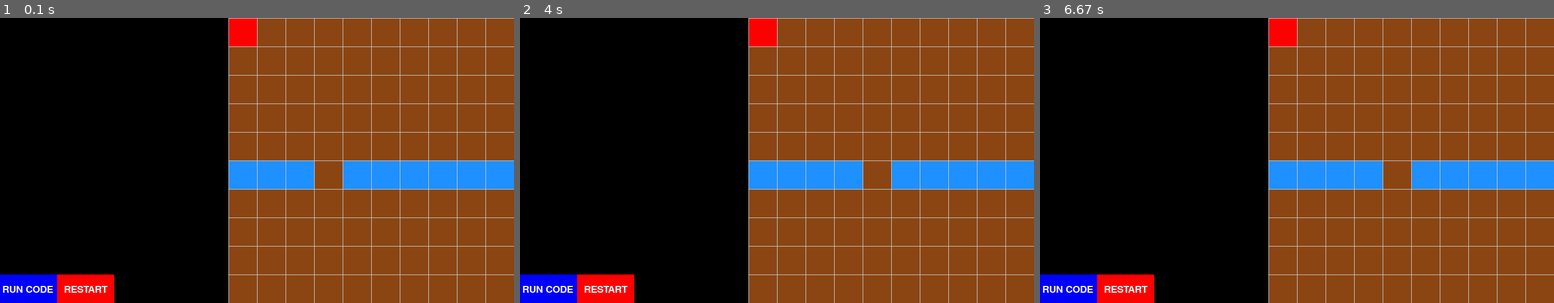
Above: before the commit, frames 1-3 (left to right).
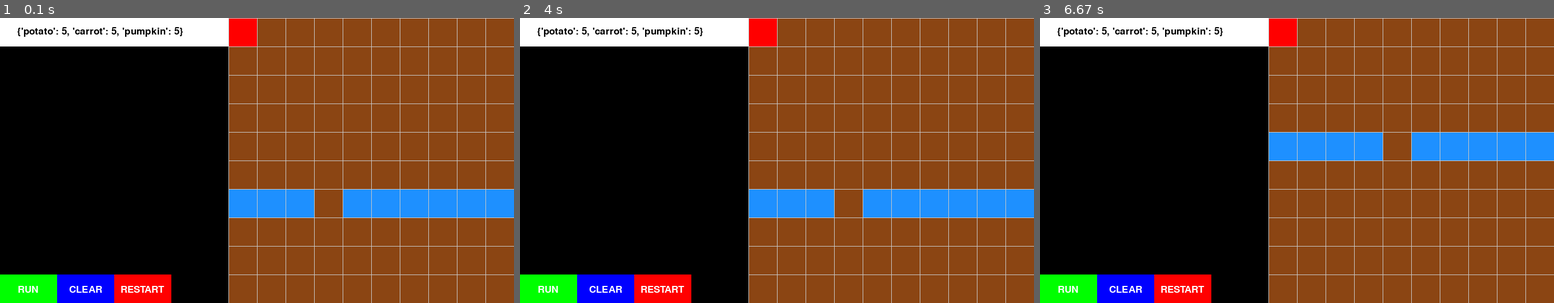
Above: after the commit, the same moments.

Repository: EvianMcKeown/TopFarmer-CodeGame
Game: pygame game, started from FarmGameTextBased/mainGUI.py
Same seed, same stepped clock (60 frames per second), same inputs: the game is played once before the commit and once after it.
Inputs (mouse positions are in pixels of both pictures, inside the frame that each line leads up to):
- Up to frame 1 (0.1 s): no input
- Up to frame 2 (4 s): click (550, 288) at 0.38 s, where only the run after the commit has a clickable "RUN"; click "RESTART" at 1.92 s; click (607, 288) at 3.97 s, where only the run after the commit has a clickable "CLEAR"
- Up to frame 3 (6.67 s): click "RESTART" at 6.52 s

The runs differ from the first frame. In frame 1, 17% of the frame differs, in the area x 0-100%, y 0-100%; in frame 2, 17%; in frame 3, 17%.

Commit message:
Added inventory and more crops

Diff:
--- a/FarmGameTextBased/colors.py
+++ b/FarmGameTextBased/colors.py
@@ -9,3 +9,7 @@
 GRASS = (148, 180, 5)
 WATER = (30,144,255)
 CROP = (255,69,0)
+
+POTATO = (183, 146, 104)
+CARROT = (255, 117, 24)
+PUMPKIN = (237, 145, 33)
--- a/FarmGameTextBased/farm.py
+++ b/FarmGameTextBased/farm.py
@@ -5,69 +5,101 @@
 import random
 
 class Farmer:
+    crop_desc = {0:"potato", 1:"carrot", 2:"pumpkin"}
     def __init__(self, farm, x=0, y=0):
         self.farm = farm
         self.symbol = '$'
         self.x = x
         self.y = y
+
+        # give farmer 5 of each crop
+        self.inventory = []
+        for i in range(5):
+            self.inventory.append(0)
+            self.inventory.append(1)
+            self.inventory.append(2)
+
     def __str__(self):
         return self.symbol
+
     def get_pos(self):
         return (self.x, self.y)
+
+    def add_inventory(self, crop):
+        self.inventory.append(crop)
+
+    def remove_inventory(self, crop):
+        self.inventory.remove(crop)
+
+    def get_inventory(self):
+        return {self.crop_desc[crop]:self.inventory.count(crop) for crop in self.inventory}
+
     def move(self, direction):
         '''Move to a non-obstacle tile next to the farmer'''
-        if direction == "u" and self.farm.grid[self.x][self.y-1].tile_type < 2:
-            self.y -= 1
-            return
-        if direction == "d" and self.farm.grid[self.x][self.y+1].tile_type < 2:
-            self.y += 1
-            return
-        if direction == "l" and self.farm.grid[self.x-1][self.y].tile_type < 2:
-            self.x -= 1
-            return
-        if direction == "r" and self.farm.grid[self.x+1][self.y].tile_type < 2:
-            self.x += 1
-            return
-    def plant(self, direction):
+        match direction:
+            case 'u':
+                dest = (self.x, self.y-1)
+            case 'd':
+                dest = (self.x, self.y+1)
+            case 'l':
+                dest = (self.x-1, self.y)
+            case 'r':
+                dest = (self.x+1, self.y)
+
+        if self.farm.walkable(dest) and not self.farm.out_of_bounds(dest):
+            self.x, self.y = dest
+
+    def plant(self, direction, crop):
         '''Plant a crop on a dirt tile next to the farmer'''
-        if direction == "u" and self.farm.grid[self.x][self.y-1].tile_type == 0:
-            self.farm.grid[self.x][self.y-1].tile_type = 3
-            return
-        if direction == "d" and self.farm.grid[self.x][self.y+1].tile_type == 0:
-            self.farm.grid[self.x][self.y+1].tile_type = 3
-            return
-        if direction == "l" and self.farm.grid[self.x-1][self.y].tile_type == 0:
-            self.farm.grid[self.x-1][self.y].tile_type = 3
-            return
-        if direction == "r" and self.farm.grid[self.x+1][self.y].tile_type == 0:
-            self.farm.grid[self.x+1][self.y].tile_type = 3
-            return
+        match direction:
+            case 'u':
+                dest = (self.x, self.y-1)
+            case 'd':
+                dest = (self.x, self.y+1)
+            case 'l':
+                dest = (self.x-1, self.y)
+            case 'r':
+                dest = (self.x+1, self.y)
+
+        if self.farm.grid[dest[0]][dest[1]].tile_type == 0 and crop in self.inventory:
+            self.inventory.remove(crop)
+            self.farm.grid[dest[0]][dest[1]] = CropTile(dest[0], dest[1], crop)
+
     def harvest(self, direction):
         ''' Harvest a crop from a crop tile next to the farmer'''
-        if direction == "u" and self.farm.grid[self.x][self.y-1].tile_type == 3:
-            self.farm.grid[self.x][self.y-1].tile_type = 0
-            return
-        if direction == "d" and self.farm.grid[self.x][self.y+1].tile_type == 3:
-            self.farm.grid[self.x][self.y+1].tile_type = 0
-            return
-        if direction == "l" and self.farm.grid[self.x-1][self.y].tile_type == 3:
-            self.farm.grid[self.x-1][self.y].tile_type = 0
-            return
-        if direction == "r" and self.farm.grid[self.x+1][self.y].tile_type == 3:
-            self.farm.grid[self.x+1][self.y].tile_type = 0
-            return
+        match direction:
+            case 'u':
+                dest = (self.x, self.y-1)
+            case 'd':
+                dest = (self.x, self.y+1)
+            case 'l':
+                dest = (self.x-1, self.y)
+            case 'r':
+                dest = (self.x+1, self.y)
+
+        if self.farm.grid[dest[0]][dest[1]].tile_type == 3:
+            self.inventory.append(self.farm.grid[dest[0]][dest[1]].crop_type)
+            self.farm.grid[dest[0]][dest[1]].tile_type = 0
 
 
 class FarmTile:
     tile_desc = {0:"dirt",1:"grass",2:"water",3:"crop"}
+
     def __init__(self, x, y, tile_type=0):
         self.tile_type = tile_type
         self.x = x
         self.y = y
+
     def __str__(self):
         return str(self.tile_desc[self.tile_type])
+
     def get_pos(self):
         return (self.x, self.y)
+
+class CropTile(FarmTile):
+    def __init__(self, x, y, crop_type=0):
+        super().__init__(x, y, 3)
+        self.crop_type = crop_type
 
 class FarmGrid:
     def __init__(self, width=10, height=10):
@@ -80,24 +112,25 @@
     def generate_farm(self):
         '''Generates dirt farm with river and bridge'''
         self.grid = [[None for _ in range(self.height)] for _ in range(self.width)]
+        river_location = random.randrange(1, self.height -1)
         bridge_location = random.randrange(1, self.width - 1)
         for y in range(self.height):
             for x in range(self.width):
                 # Start with dirt
                 self.grid[x][y] = FarmTile(x, y, 0)
-                # Place river half way through farm height
-                if y == int(self.height / 2):
+                # Place river somehere along farm height
+                if y == river_location:
                     self.grid[x][y] = FarmTile(x, y, 2)
-                    # Place bridge somewhere along the river
+                    # Place bridge somewhere along river
                     if x == bridge_location:
                         self.grid[x][y] = FarmTile(x, y, 0)
 
     def __str__(self):
-        '''Returns a string representation of the farm'''
+        '''Returns a text representation of the farm'''
         farmer_x, farmer_y = self.farmer.get_pos()
         string = "width={}, height={}\n".format(self.width, self.height)
-        string += "farmer_position={}\n".format((farmer_x, farmer_y))
-        string += "farmer_on={}\n".format(self.grid[farmer_x][farmer_y])
+        string += "farmer_position={} ({})\n".format((farmer_x, farmer_y), self.grid[farmer_x][farmer_y])
+        string += "farmer_inventory={}\n".format(self.farmer.get_inventory())
         for y in range(self.height):
             for x in range(self.width):
                 if (farmer_x, farmer_y) == (x, y):
@@ -107,19 +140,24 @@
 
                 string += symbol + ' '
             string += '\n'
-        if self.out_of_bounds():
-            string += "The farmer fell off the farm. He is dead.\n"
         return string
 
     def print(self):
         print(self)
 
+    def out_of_bounds(self, pos):
+        x, y = pos
+        return not((0 <= x < self.width) and (0 <= y < self.height))
+
+    def walkable(self, pos):
+        x, y = pos
+        return not self.out_of_bounds((x, y)) and self.grid[x][y].tile_type < 2
+
     def add_farmer(self, x=0, y=0):
-        self.farmer = Farmer(self, x, y)
+        if self.farmer == None:
+            if self.grid[x][y].tile_type < 2 and not self.out_of_bounds((x, y)):
+                self.farmer = Farmer(self, x, y)
 
-    def out_of_bounds(self):
-        x, y = self.farmer.get_pos()
-        if not((0 <= x < self.width) and (0 <= y < self.height)):
+    def remove_farmer(self):
+        if self.farmer != None:
             self.farmer = None
-            return True
-        return False
--- a/FarmGameTextBased/main.py
+++ b/FarmGameTextBased/main.py
@@ -1,32 +1,34 @@
-# Text based farm game demo (main)
-# By Mustafa Mohamed
-# 2 August 2024
+# Text-based farm game demo
+# Author: Mustafa Mohamed
+# Created: 2 August 2024
+# Modified: 10 August 2024
 
 import sys
 from time import sleep
 from farm import *
 
-def main():
-    fg = FarmGrid(10, 10)
-    fg.add_farmer()
-    fg.print()
+FARM_WIDTH = 10
+FARM_HEIGHT = 10
 
-    while True:
-        instructions = input("Enter intructions: ").lower().split()
-        for ins in instructions:
-            match ins:
-                case "u" | "d" | "l" | "r":
-                    fg.farmer.move(ins[0])
-                case "pu" | "pd" | "pl" | "pr":
-                    fg.farmer.plant(ins[1])
-                case "hu" | "hd" | "hl" | "hr":
-                    fg.farmer.harvest(ins[1])
-                case "exit":
-                    sys.exit(0)
-                case _:
-                    print("Invalid instruction(s)")
-            sleep(0.5)
-            fg.print()
+# Initialise farm
+fg = FarmGrid(FARM_WIDTH, FARM_HEIGHT)
+fg.add_farmer(0, 0)
+fg.print()
 
-if __name__ == "__main__":
-    main()
+# Terminal input/output
+while True:
+    instructions = input("Enter intructions:").lower().split()
+    for ins in instructions:
+        match ins:
+            case "mu" | "md" | "ml" | "mr":
+                fg.farmer.move(ins[1])
+            case "pu" | "pd" | "pl" | "pr":
+                fg.farmer.plant(ins[1], 0)
+            case "hu" | "hd" | "hl" | "hr":
+                fg.farmer.harvest(ins[1])
+            case "exit":
+                sys.exit(0)
+            case _:
+                print("Invalid instruction(s)")
+        sleep(0.5)
+        fg.print()
--- a/FarmGameTextBased/mainGUI.py
+++ b/FarmGameTextBased/mainGUI.py
@@ -48,7 +48,13 @@
                 case 2:
                     color = WATER
                 case 3:
-                    color = CROP
+                    match farm.grid[x][y].crop_type:
+                        case 0:
+                            color = POTATO
+                        case 1:
+                            color = CARROT
+                        case 2:
+                            color = PUMPKIN
                 case _:
                     color = BLACK
             if farm.farmer.get_pos() == (x, y):
@@ -60,18 +66,28 @@
     text = text.split('\n')
     for line_num in range(len(text)):
         text_image = pygame.font.SysFont(None, 24).render(text[line_num], True, GREEN)
-        pygame.draw.rect(surface, BLACK, pygame.Rect(0, line_num * 24, SIDE_WIDTH, 24 * line_num))
-        surface.blit(text_image, (0, (line_num) * 24))
+        pygame.draw.rect(surface, BLACK, pygame.Rect(0, SCALE_FACTOR + (line_num * 24), SIDE_WIDTH, 24 * line_num))
+        surface.blit(text_image, (0, SCALE_FACTOR + (line_num * 24)))
 
 def render_button_run():
-    text_image = pygame.font.SysFont(None, int(SCALE_FACTOR / 2)).render("RUN CODE", True, WHITE)
-    pygame.draw.rect(surface, BLUE, pygame.Rect(0, SCREEN_HEIGHT - SCALE_FACTOR, BUTTON_WIDTH, BUTTON_HEIGHT))
-    surface.blit(text_image, (SCREEN_WIDTH*0.005, (SCREEN_HEIGHT - SCALE_FACTOR)*1.04))
+    text_image = pygame.font.SysFont(None, int(SCALE_FACTOR / 2)).render("RUN", True, WHITE)
+    pygame.draw.rect(surface, GREEN, pygame.Rect(0, SCREEN_HEIGHT - SCALE_FACTOR, BUTTON_WIDTH, BUTTON_HEIGHT))
+    surface.blit(text_image, (7*SCREEN_WIDTH*0.005, (SCREEN_HEIGHT - SCALE_FACTOR)*1.04))
+
+def render_button_clear():
+    text_image = pygame.font.SysFont(None, int(SCALE_FACTOR / 2)).render("CLEAR", True, WHITE)
+    pygame.draw.rect(surface, BLUE, pygame.Rect(SCALE_FACTOR * 2, SCREEN_HEIGHT - SCALE_FACTOR, BUTTON_WIDTH, BUTTON_HEIGHT))
+    surface.blit(text_image, (27*SCREEN_WIDTH*0.005, (SCREEN_HEIGHT - SCALE_FACTOR)*1.04))
 
 def render_button_reset():
     text_image = pygame.font.SysFont(None, int(SCALE_FACTOR / 2)).render("RESTART", True, WHITE)
-    pygame.draw.rect(surface, RED, pygame.Rect(SCALE_FACTOR * 2, SCREEN_HEIGHT - SCALE_FACTOR, BUTTON_WIDTH, BUTTON_HEIGHT))
-    surface.blit(text_image, (25*SCREEN_WIDTH*0.005, (SCREEN_HEIGHT - SCALE_FACTOR)*1.04))
+    pygame.draw.rect(surface, RED, pygame.Rect(SCALE_FACTOR * 4, SCREEN_HEIGHT - SCALE_FACTOR, BUTTON_WIDTH, BUTTON_HEIGHT))
+    surface.blit(text_image, (47*SCREEN_WIDTH*0.005, (SCREEN_HEIGHT - SCALE_FACTOR)*1.04))
+
+def render_inventory():
+    text_image = pygame.font.SysFont(None, int(SCALE_FACTOR / 2)).render(str(farm.farmer.get_inventory()), True, BLACK)
+    pygame.draw.rect(surface, WHITE, pygame.Rect(0, 0, SIDE_WIDTH, BUTTON_HEIGHT))
+    surface.blit(text_image, (30, 15))
 
 def handle_button_run(instructions):
     instructions = instructions.lower().split('\n')
@@ -79,17 +95,26 @@
         match ins:
             case "move up" | "move down" | "move left" | "move right":
                 farm.farmer.move(ins[5])
-            case "plant up" | "plant down" | "plant left" | "plant right":
-                farm.farmer.plant(ins[6])
+            case "plant potato up" | "plant potato down" | "plant potato left" | "plant potato right":
+                farm.farmer.plant(ins[13], 0)
+            case "plant carrot up" | "plant carrot down" | "plant carrot left" | "plant carrot right":
+                farm.farmer.plant(ins[13], 1)
+            case "plant pumpkin up" | "plant pumpkin down" | "plant pumpkin left" | "plant pumpkin right":
+                farm.farmer.plant(ins[14], 2)
             case "harvest up" | "harvest down" | "harvest left" | "harvest right":
                 farm.farmer.harvest(ins[8])
         render_all()
+        print(farm)
         time.sleep(1)
+
+def handle_button_clear():
+    global user_input
     user_input = ""
 
 def handle_button_reset():
     farm.__init__()
     farm.add_farmer()
+    global user_input
     user_input = ""
 
 def render_all():
@@ -97,7 +122,9 @@
     draw_grid(surface, SCREEN_WIDTH, SCREEN_HEIGHT, SCALE_FACTOR)
     render_text_input(user_input)
     render_button_run()
+    render_button_clear()
     render_button_reset()
+    render_inventory()
     pygame.display.flip()
 
 # main loop
@@ -123,6 +150,8 @@
             if 0 <= mouse[0] <= SCALE_FACTOR*2 and SCREEN_HEIGHT - SCALE_FACTOR <= mouse[1] <= SCREEN_HEIGHT:
                 handle_button_run(user_input)
             if SCALE_FACTOR*2 <= mouse[0] <= SCALE_FACTOR*4 and SCREEN_HEIGHT - SCALE_FACTOR <= mouse[1] <= SCREEN_HEIGHT:
+                handle_button_clear()
+            if SCALE_FACTOR*4 <= mouse[0] <= SCALE_FACTOR*6 and SCREEN_HEIGHT - SCALE_FACTOR <= mouse[1] <= SCREEN_HEIGHT:
                 handle_button_reset()
 
         render_all()
